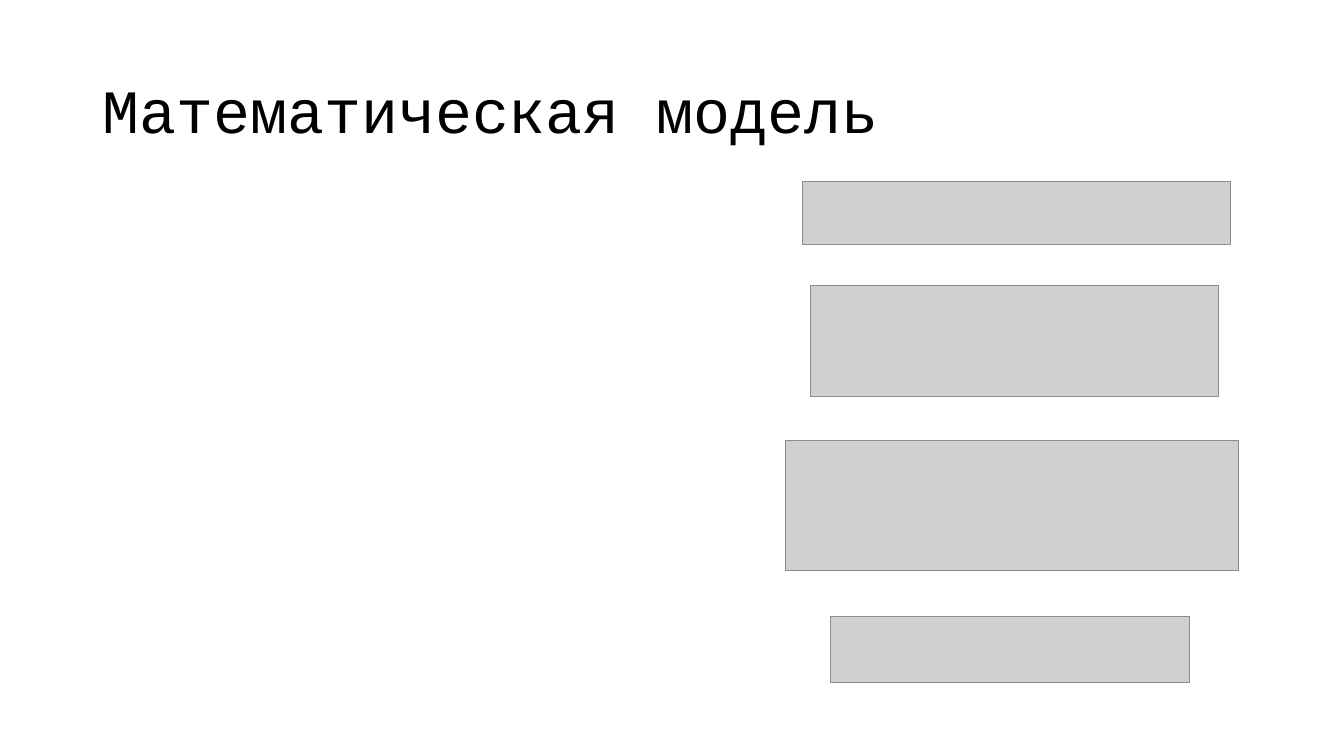
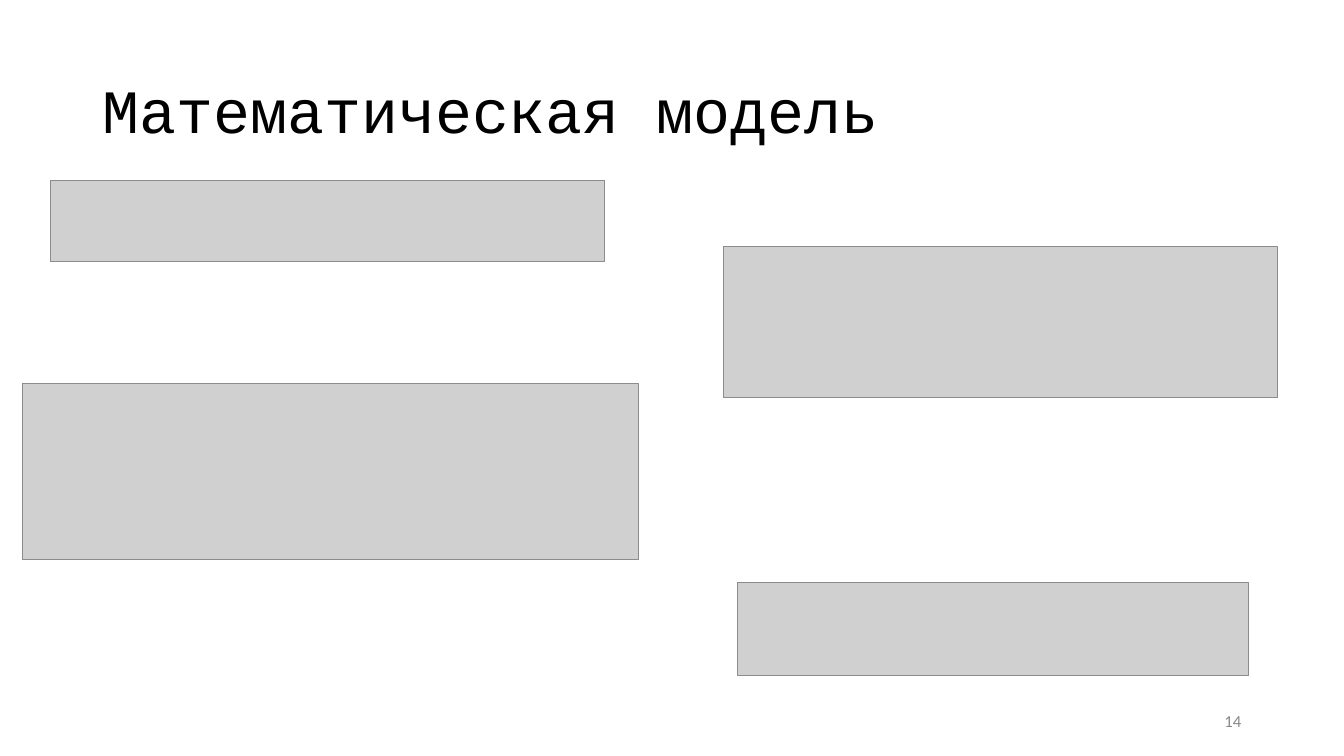
Before and after one commit to vitosotdihaet/pind, a slide deck: slide 14 of presentation.odp (slide 11 before the commit). Drawn at 1344x756 pixels with LibreOffice and Linux fonts; fonts in the diff are those of the drawing; grey boxes stand for pictures. Boxes give left, top, right and bottom in pixels: in the first picture for what was removed or moved away, otherwise in the second. Text is boxed around its words. In the diff, an @@ line names an element or a change of style, - is before the commit and + after.

```diff
--- a/presentation.odp
+++ b/presentation.odp
@@ picture: place and size @@
-picture at bbox=[803, 181, 1231, 244]
+picture at bbox=[50, 180, 605, 261]
@@ picture: place and size @@
-picture at bbox=[811, 285, 1219, 397]
+picture at bbox=[724, 247, 1277, 398]
@@ picture: place and size @@
-picture at bbox=[785, 441, 1239, 571]
+picture at bbox=[22, 383, 638, 560]
@@ picture: place and size @@
-picture at bbox=[831, 617, 1190, 683]
+picture at bbox=[738, 583, 1248, 677]
@@ page number added at bbox=[1224, 716, 1241, 727], 12 pt, text #888888 @@
+14
```
Also in this commit, not shown: 19 other slides changed, 4 slides added, 3 slides removed.
